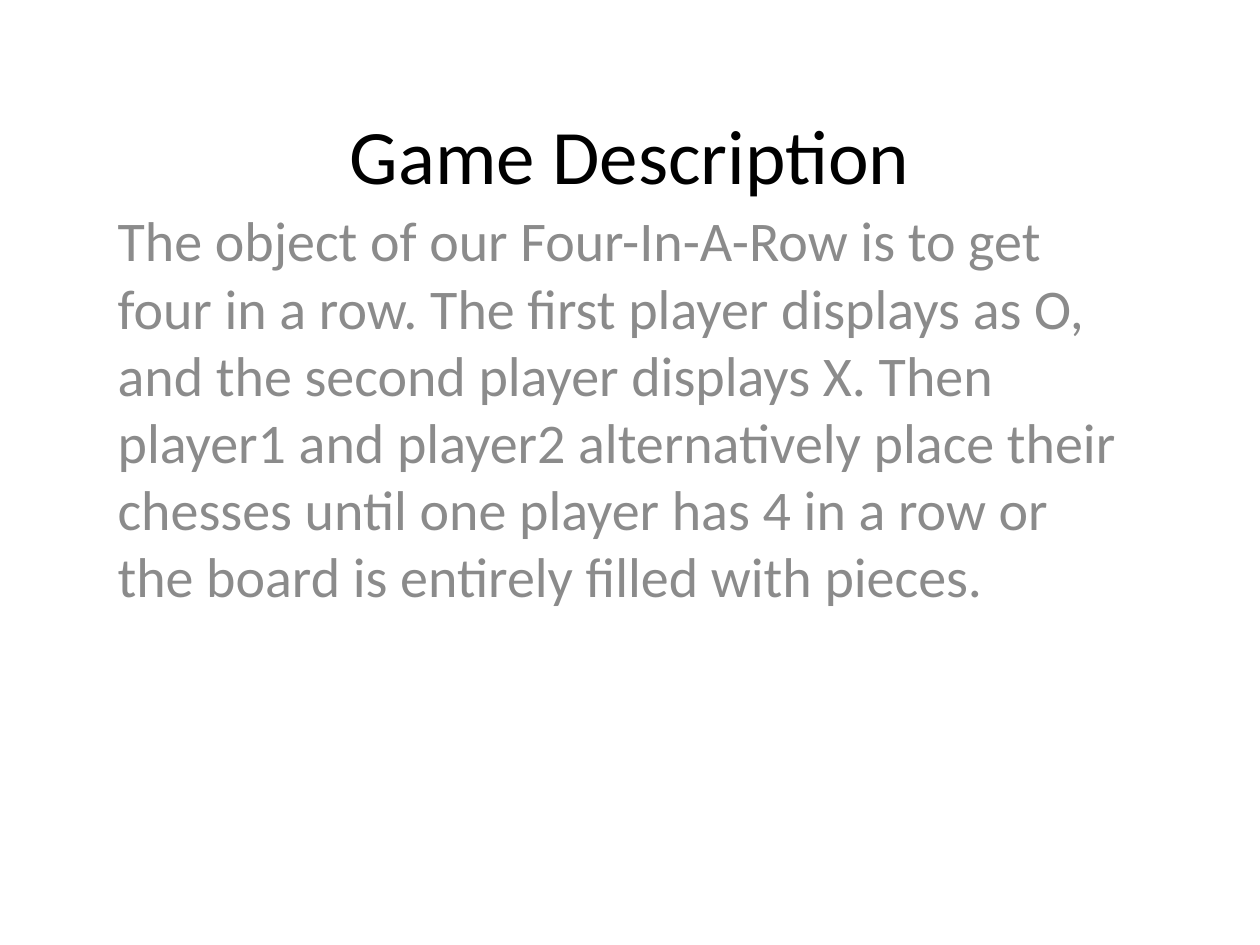
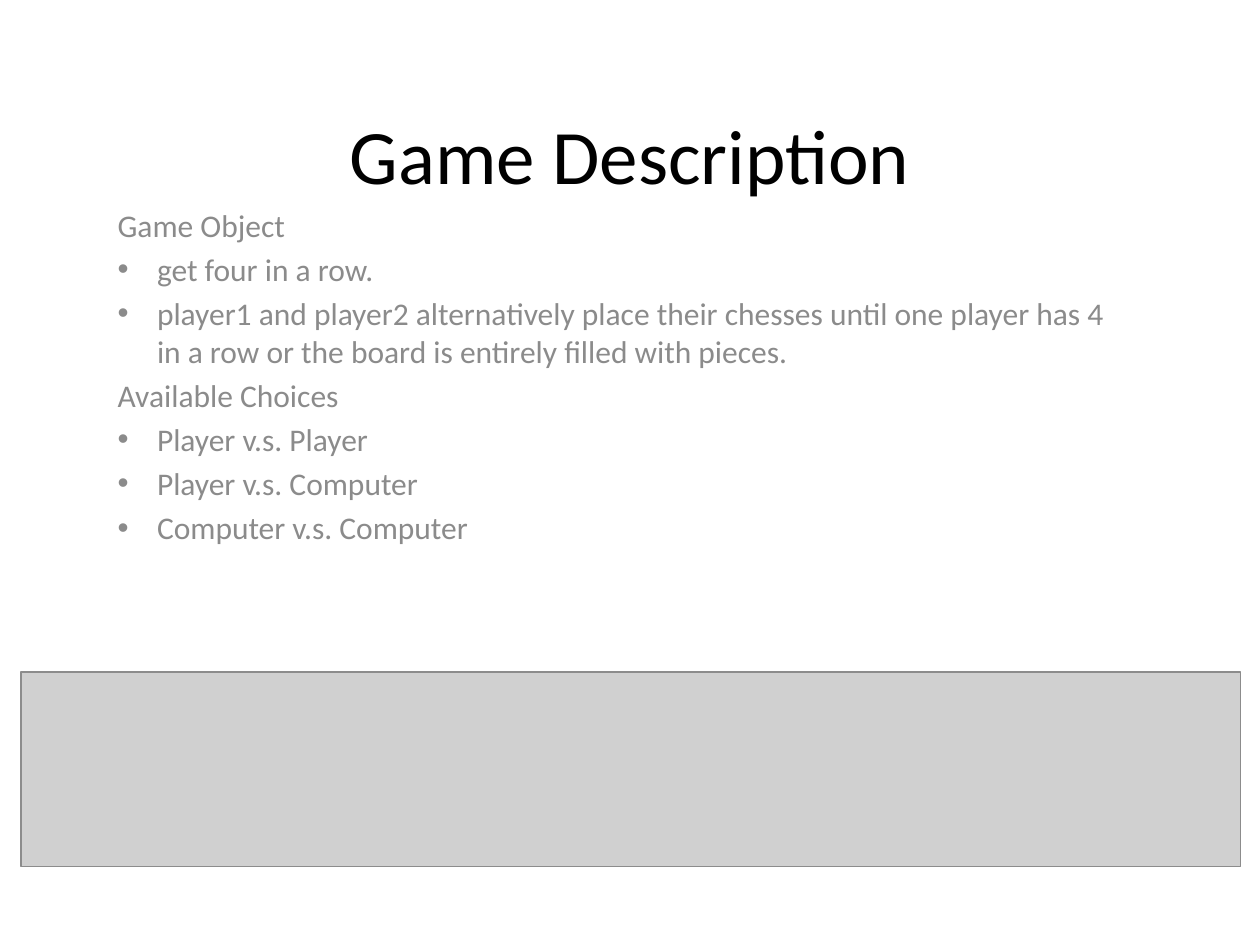
Before and after one commit to yangjiao2/271AIgame, a slide deck: slide 2 of Presentation.pptx. Drawn at 1260x945 pixels with LibreOffice and Linux fonts; fonts in the diff are those of the drawing; grey boxes stand for pictures. Boxes give left, top, right and bottom in pixels: in the first picture for what was removed or moved away, otherwise in the second. Text is boxed around its words. In the diff, an @@ line names an element or a change of style, - is before the commit and + after.

Commit message:
changes for the presentation

```diff
--- a/Presentation.pptx
+++ b/Presentation.pptx
@@ subtitle at bbox=[118, 215, 1103, 544]: text changed; size 32 to 18 pt @@
-The object of our Four-In-A-Row is to get four in a row. The first player displays as O, and the second player displays X. Then player1 and player2 alternatively place their chesses until one player has 4 in a row or the board is entirely filled with pieces.
+Game Object
+• get four in a row.
+• player1 and player2 alternatively place their chesses until one player has 4 in a row or the board is entirely filled with pieces.
+Available Choices
+• Player v.s. Player
+• Player v.s. Computer
+• Computer v.s. Computer
@@ picture added at bbox=[21, 672, 1241, 866] @@
```
Also in this commit, not shown: 2 other slides changed, 4 other files.
